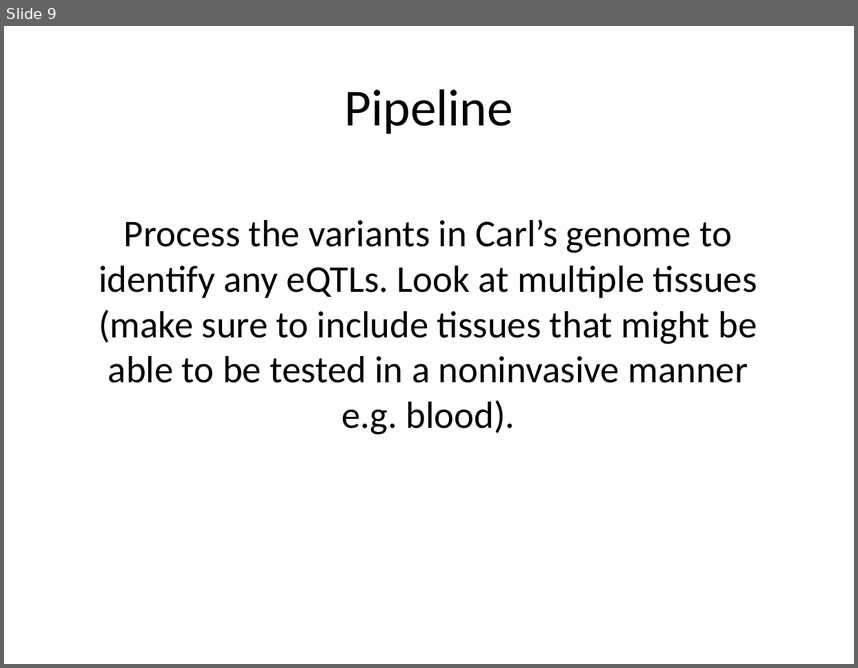
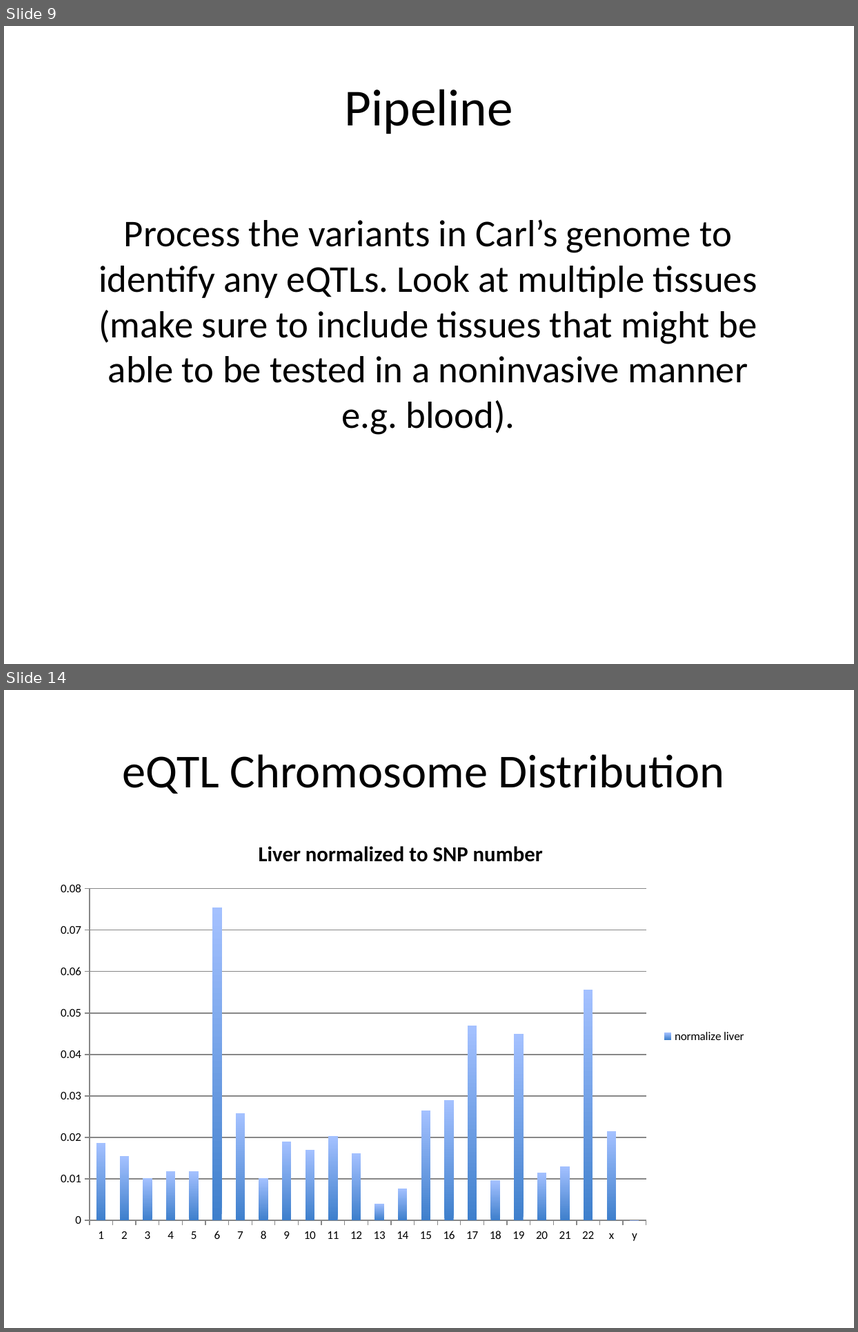
Before and after one commit to CBB752Spring2017/final-project-1-2-team-1-2, a slide deck: Presentation - 1.2.pptx. Shown one above the other, each under a label of ours: slide 9 before the commit, slides 9 and 14 after it; the slides between them are not shown. The pictures are 858x668 and 858x1332 pixels, drawn with LibreOffice and Linux fonts; fonts in the diff are those of the drawing. Boxes give left, top, right and bottom in pixels: in the first picture for what was removed or moved away, otherwise in the second. Text is boxed around its words. In the diff, an @@ line names an element or a change of style, - is before the commit and + after.

```diff
--- a/Presentation - 1.2.pptx
+++ b/Presentation - 1.2.pptx
@@ slide 14 added at box(4, 690, 854, 1328), background #FFFFFF @@
@@ title added at box(123, 754, 724, 793), 40 pt, text #000000 @@
+eQTL Chromosome Distribution
@@ column chart added at box(47, 822, 755, 1250) @@
+title "Liver normalized to SNP number"
+categories: 1, 2, 3, 4, 5, 6, 7, 8, 9, 10, 11, 12, 13, 14, 15, 16, 17, 18, 19, 20, 21, 22, x, y
+normalize liver: 0.019, 0.015, 0.01, 0.012, 0.012, 0.075, 0.026, 0.01, 0.019, 0.017, 0.02, 0.016, 0.004, 0.008, 0.026, 0.029, 0.047, 0.01, 0.045, 0.012, 0.013, 0.056, 0.021, 0
```
Also in this commit, not shown: 16 other slides added.
